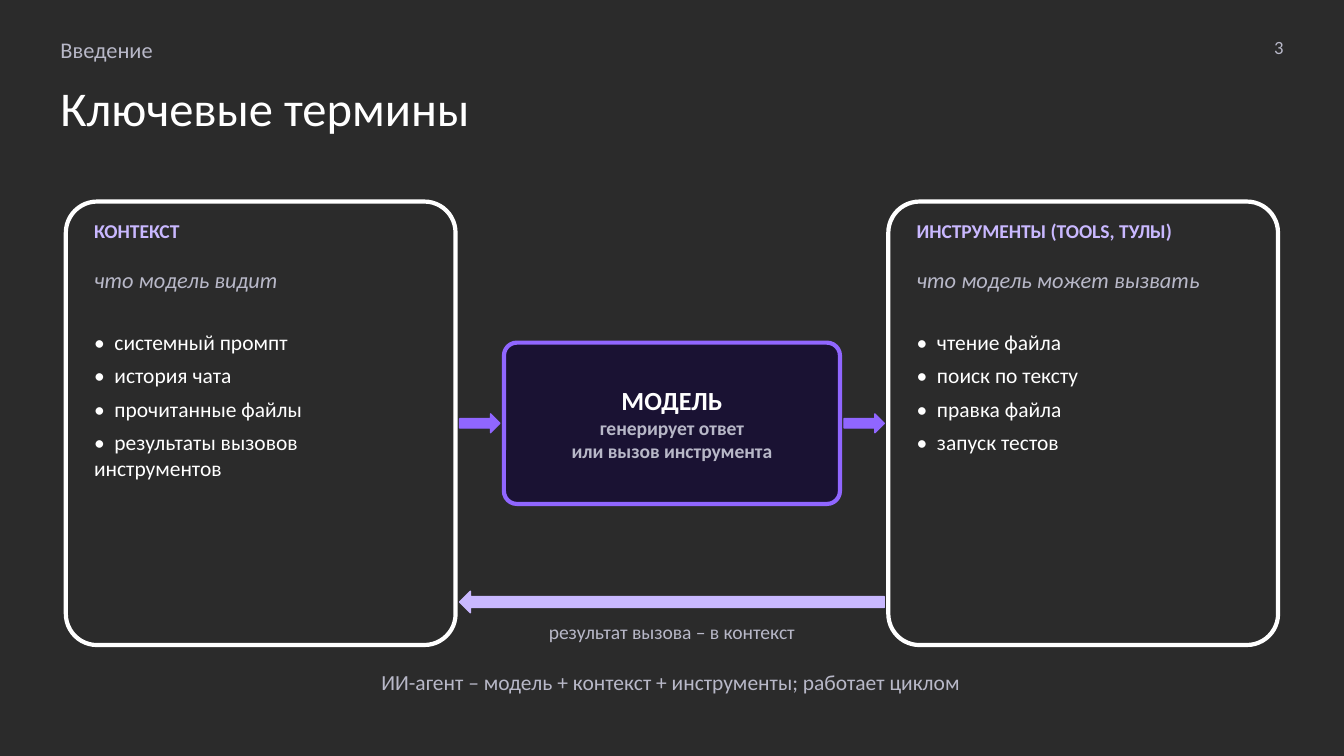
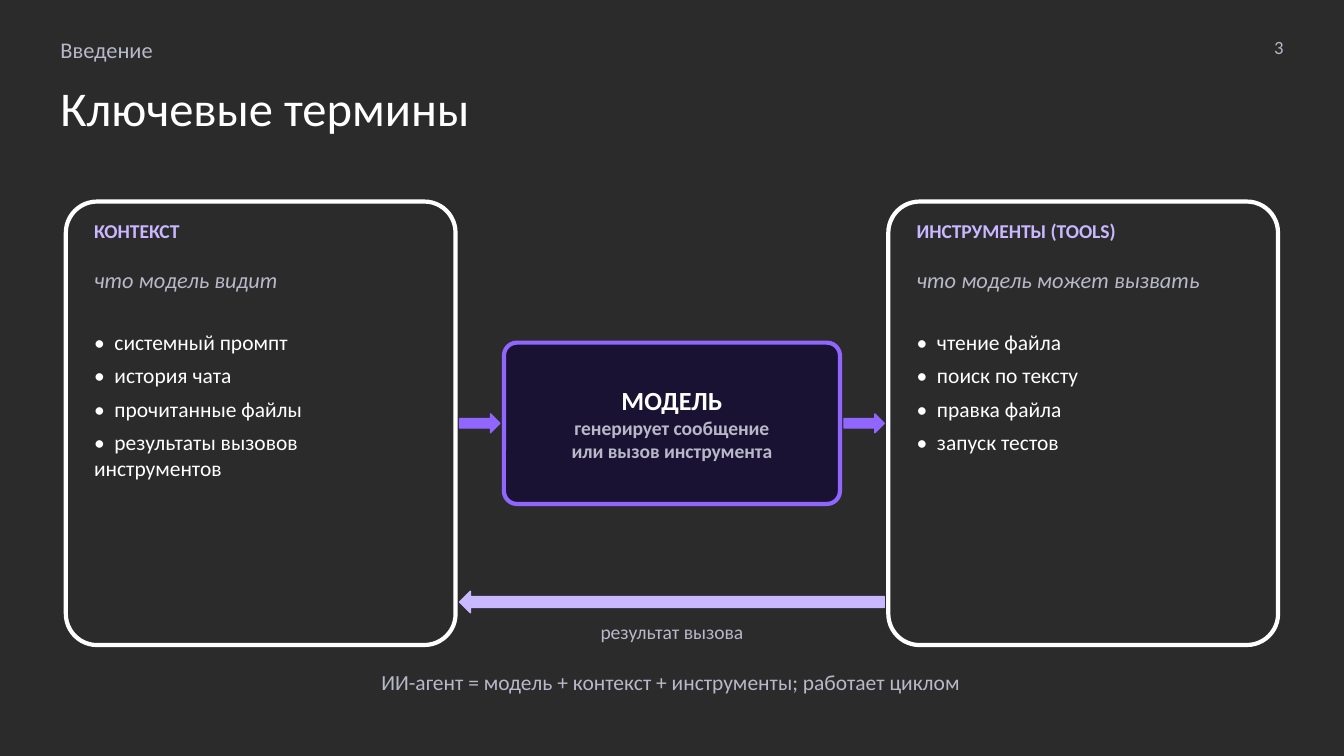
Before and after one commit to MchKosticyn/ide-refactoring-in-ai-agents, a slide deck: slide 3 of Доклад_ Рефакторинг в ИИ-агентах.pptx. Drawn at 1344x756 pixels with LibreOffice and Linux fonts; fonts in the diff are those of the drawing; background and template pictures are left out; a plain dark background stands for a picture behind light text. Boxes give left, top, right and bottom in pixels: in the first picture for what was removed or moved away, otherwise in the second. Text is boxed around its words. In the diff, an @@ line names an element or a change of style, - is before the commit and + after.

```diff
--- a/Доклад_ Рефакторинг в ИИ-агентах.pptx
+++ b/Доклад_ Рефакторинг в ИИ-агентах.pptx
@@ text at bbox=[917, 223, 1116, 241]: text changed @@
-ИНСТРУМЕНТЫ (TOOLS, ТУЛЫ)
+ИНСТРУМЕНТЫ (TOOLS)
@@ text at bbox=[572, 421, 772, 461]: text changed @@
-генерирует ответ
-или вызов инструмента
+генерирует сообщение
+или вызов инструмента
@@ text at bbox=[601, 629, 743, 642]: text changed @@
-результат вызова – в контекст
+результат вызова
@@ text at bbox=[381, 675, 960, 694]: text changed @@
-ИИ-агент – модель + контекст + инструменты; работает циклом
+ИИ-агент = модель + контекст + инструменты; работает циклом
```
Also in this commit, not shown: 22 other slides changed, 2 slides added, 4 slides removed, 2 other files.
